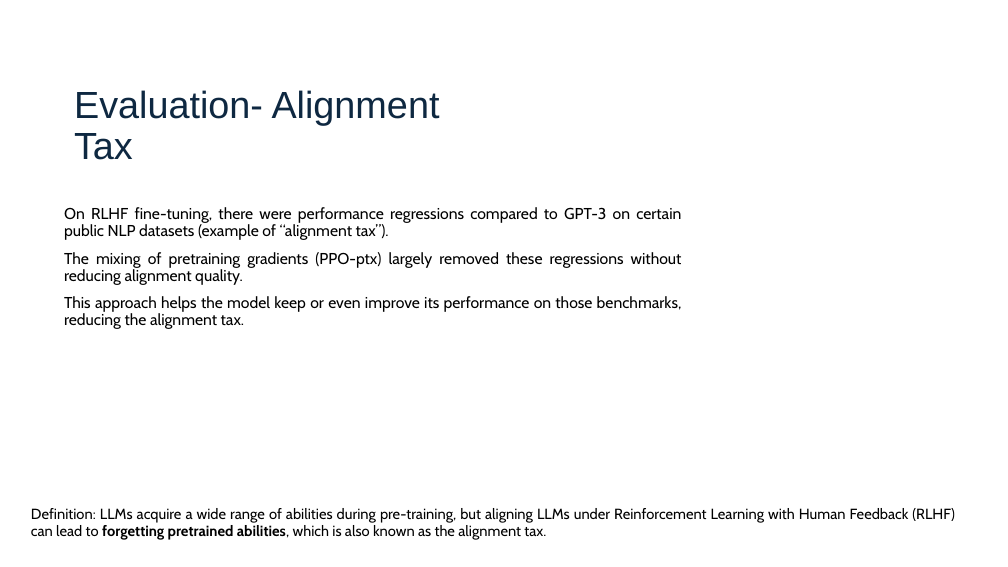
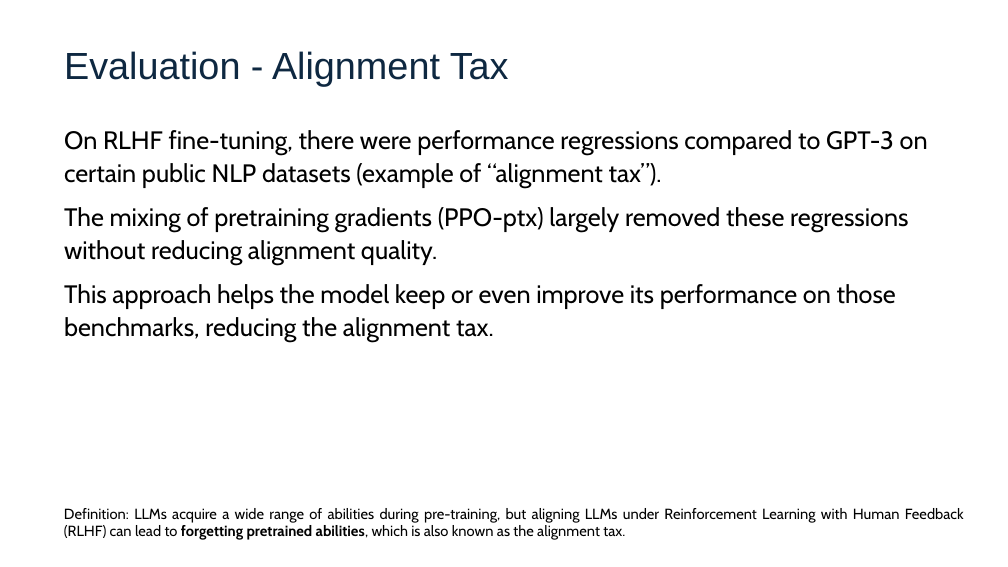
Before and after one commit to logus2k/genai_paper, a slide deck: slide 20 of final/final_version.pptx. Drawn at 1008x567 pixels with LibreOffice and Linux fonts; fonts in the diff are those of the drawing. Boxes give left, top, right and bottom in pixels: in the first picture for what was removed or moved away, otherwise in the second. Text is boxed around its words. In the diff, an @@ line names an element or a change of style, - is before the commit and + after.

```diff
--- a/final/final_version.pptx
+++ b/final/final_version.pptx
@@ title at <box>64,51,509,86</box>: spaces changed @@
-Evaluation- Alignment Tax
+Evaluation - Alignment Tax
@@ text "On RLHF fine-tuning, there were ...": place and size @@
-text "On RLHF fine-tuning, there were ..." at <box>64,207,682,329</box>
+text "On RLHF fine-tuning, there were ..." at <box>64,130,928,343</box>
@@ text "On RLHF fine-tuning, there were ..." at <box>64,130,928,343</box>: size 15 to 24 pt; alignment justified to left; line spacing 0.9 to 1.1 @@
@@ text "Definition: LLMs acquire a wide ..." rewrapped from <box>31,508,954,540</box> to <box>64,508,964,540</box> @@
```
Also in this commit, not shown: 11 other slides changed, 5 slides added, 4 slides removed, 2 other files.
